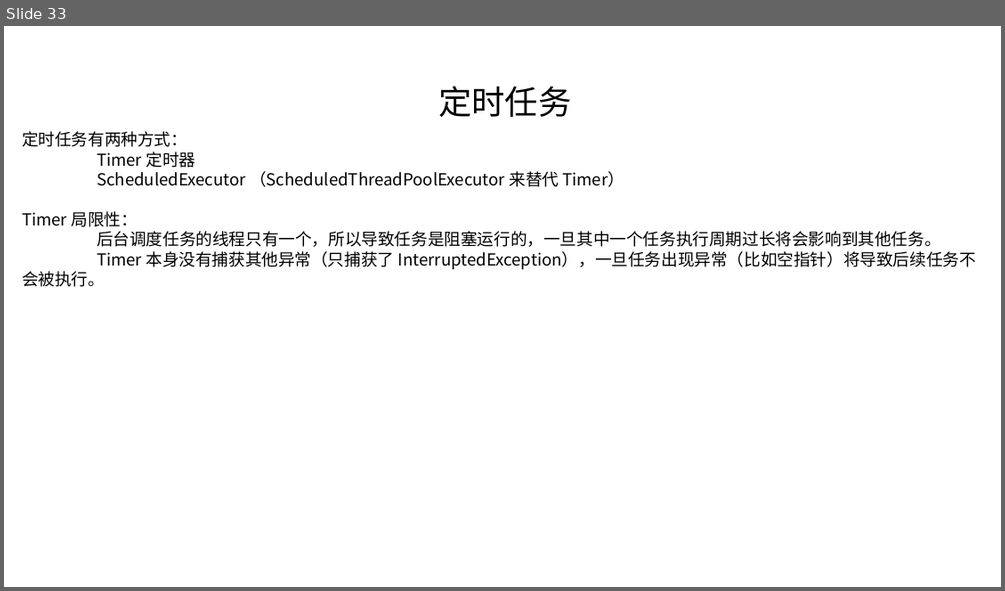
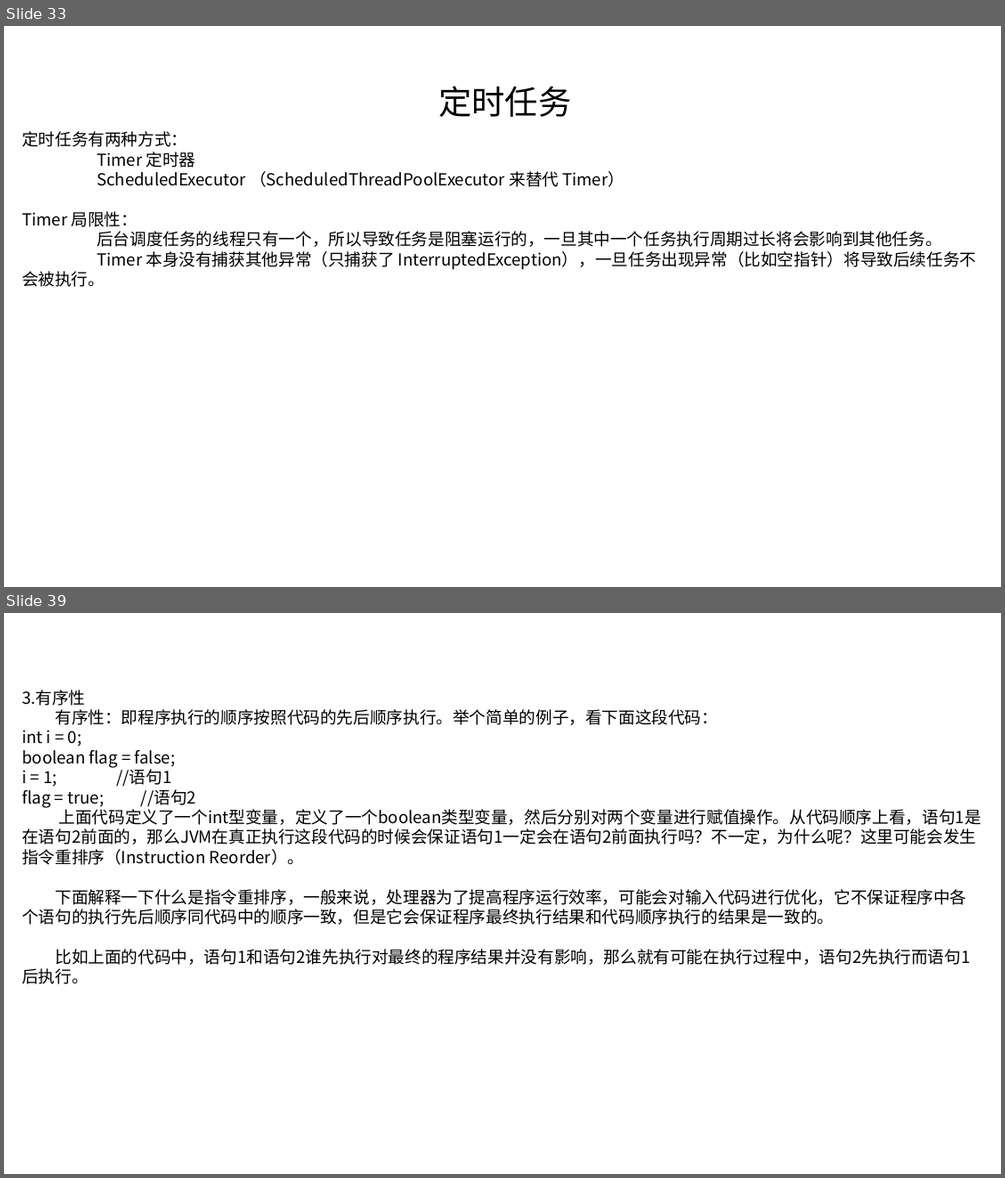
Before and after one commit to linkknown/PPT, a slide deck: 基础PPT/第10章：Java并发基础.pptx. Shown one above the other, each under a label of ours: slide 33 before the commit, slides 33 and 39 after it; the slides between them are not shown. The pictures are 1005x591 and 1005x1178 pixels, drawn with LibreOffice and Linux fonts; fonts in the diff are those of the drawing; background and template pictures are left out. Boxes give left, top, right and bottom in pixels: in the first picture for what was removed or moved away, otherwise in the second. Text is boxed around its words. In the diff, an @@ line names an element or a change of style, - is before the commit and + after.

Commit message:
PPT 优化

```diff
--- a/基础PPT/第10章：Java并发基础.pptx
+++ b/基础PPT/第10章：Java并发基础.pptx
@@ slide 39 added at (4, 613, 1001, 1174), background picture (left out) @@
@@ text added at (22, 690, 981, 984), 16 pt, text #000000 @@
+3.有序性
+有序性：即程序执行的顺序按照代码的先后顺序执行。举个简单的例子，看下面这段代码：
+int i = 0;
+boolean flag = false;
+i = 1; //语句1
+flag = true; //语句2
+上面代码定义了一个int型变量，定义了一个boolean类型变量，然后分别对两个变量进行赋值操作。从代码顺序上看，语句1是在语句2前面的，那么JVM在真正执行这段代码的时候会保证语句1一定会在语句2前面执行吗？不一定，为什么呢？这里可能会发生指令重排序（Instruction Reorder）。
+下面解释一下什么是指令重排序，一般来说，处理器为了提高程序运行效率，可能会对输入代码进行优化，它不保证程序中各个语句的执行先后顺序同代码中的顺序一致，但是它会保证程序最终执行结果和代码顺序执行的结果是一致的。
+比如上面的代码中，语句1和语句2谁先执行对最终的程序结果并没有影响，那么就有可能在执行过程中，语句2先执行而语句1后执行。
```
Also in this commit, not shown: 1 slide changed, 10 other slides added, 1 other file.
